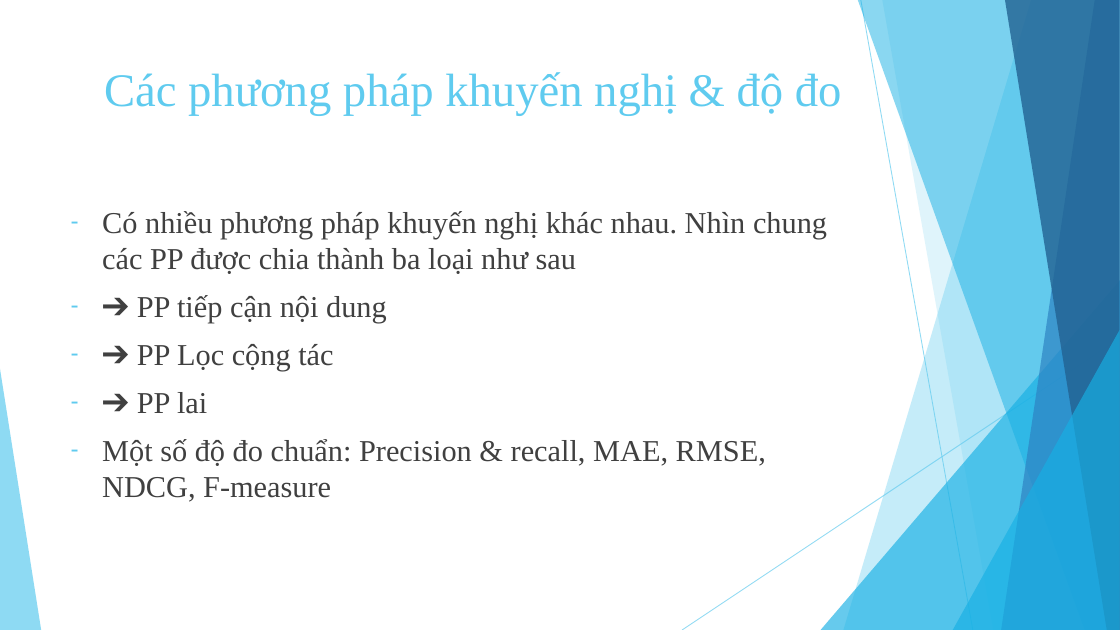
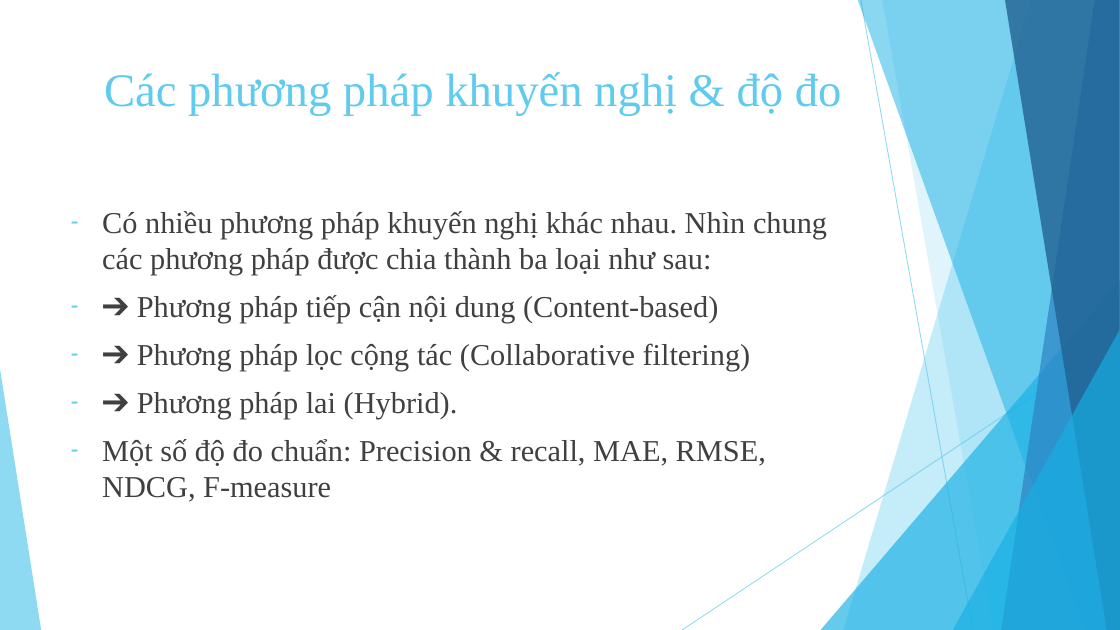
Before and after one commit to tuyennta/JobRecSys, a slide deck: slide 10 of Documents/Báo cáo/Bao cao KLTN.pptx (slide 9 before the commit). Drawn at 1120x630 pixels with LibreOffice and Linux fonts; fonts in the diff are those of the drawing. Boxes give left, top, right and bottom in pixels: in the first picture for what was removed or moved away, otherwise in the second. Text is boxed around its words. In the diff, an @@ line names an element or a change of style, - is before the commit and + after.

```diff
--- a/Documents/Báo cáo/Bao cao KLTN.pptx
+++ b/Documents/Báo cáo/Bao cao KLTN.pptx
@@ text at (102,211,827,420): text changed @@
-– Có nhiều phương pháp khuyến nghị khác nhau. Nhìn chung các PP được chia thành ba loại như sau
-– ➔ PP tiếp cận nội dung
-– ➔ PP Lọc cộng tác
-– ➔ PP lai
+– Có nhiều phương pháp khuyến nghị khác nhau. Nhìn chung các phương pháp được chia thành ba loại như sau:
+– ➔ Phương pháp tiếp cận nội dung (Content-based)
+– ➔ Phương pháp lọc cộng tác (Collaborative filtering)
+– ➔ Phương pháp lai (Hybrid).
```
Also in this commit, not shown: 7 other slides changed, 1 slide added.
